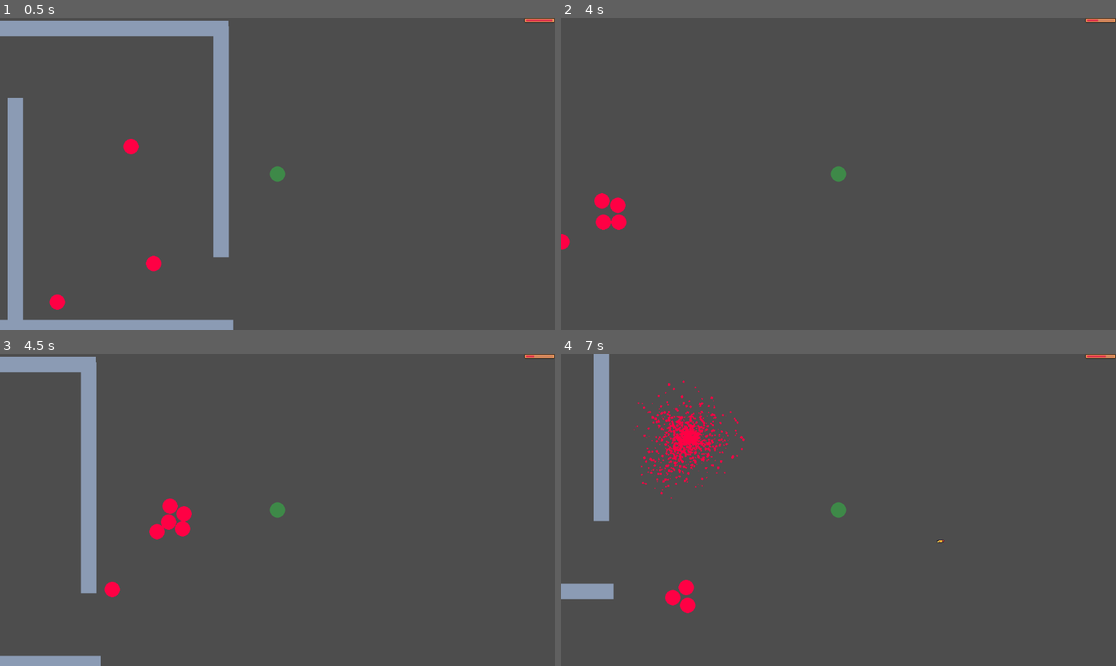
Above: before the commit, frames 1-4 (two rows, left to right).
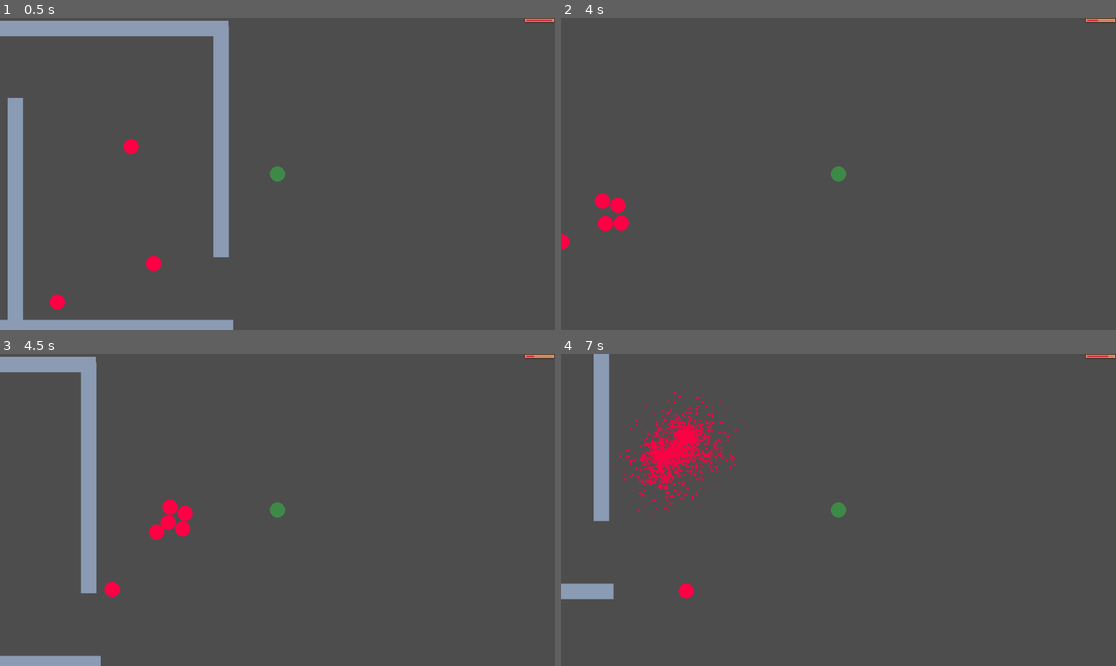
Above: after the commit, the same moments.

Repository: whocares-abt/fast-pace
Game: Godot game, scene res://Scenes/debug_map.tscn
Same seed, same stepped clock (60 frames per second), same inputs: the game is played once before the commit and once after it.
Inputs (mouse positions are in pixels of both pictures, inside the frame that each line leads up to):
- Up to frame 1 (0.5 s): no input
- Up to frame 2 (4 s): move the mouse to (960, 158) at 0.52 s; press the mouse at (960, 158) at 0.53 s; hold D (move_right) 0.53-1.28 s; right-click (960, 158) at 0.8 s; move the mouse to (727, 189) at 1.27 s; release the mouse at (727, 189) at 1.28 s; hold S (move_down) 1.28-2.03 s; right-click (727, 189) at 1.35 s; tap Shift (bullet_time, bound only after the commit) at 1.55, 3.8 s; move the mouse to (894, 105) at 2.02 s; hold D (move_right) 2.03-2.78 s; hold Shift (bullet_time, bound only after the commit) 2.03-2.78 s; click (894, 105) at 2.3 s; move the mouse to (810, 236) at 2.77 s; hold W (move_up) 2.78-3.53 s; click (810, 236) at 2.85 s; right-click (810, 236) at 3.05 s; tap Enter at 3.5 s; move the mouse to (1005, 220) at 3.52 s; hold A (move_left) from 3.53 s (still down); hold Right mouse button (ability, bound only after the commit) from 3.53 s (still down)
- Up to frame 3 (4.5 s): keep holding A (move_left); move the mouse to (111, 463) at 4.27 s; release Right mouse button (ability, bound only after the commit) at 4.28 s; tap Shift (bullet_time, bound only after the commit) at 4.35 s
- Up to frame 4 (7 s): click (672, 463) at 4.55 s; move the mouse to (866, 510) at 5.02 s; release A (move_left) at 5.03 s; press the mouse at (866, 510) at 5.03 s; hold S (move_down) 5.03-5.78 s; right-click (866, 510) at 5.3 s; move the mouse to (755, 432) at 5.77 s; release the mouse at (755, 432) at 5.78 s; hold D (move_right) 5.78-6.53 s; right-click (755, 432) at 5.85 s; tap Shift (bullet_time, bound only after the commit) at 6.05 s; move the mouse to (960, 494) at 6.52 s; hold W (move_up) from 6.53 s (still down); hold Shift (bullet_time, bound only after the commit) from 6.53 s (still down); click (960, 494) at 6.8 s

Frame 1 is identical in both runs. In frame 2, 0.1% of the frame differs, in the area x 6-13%, y 56-69%; in frame 3, less than 0.1%; in frame 4, 2.4%, in the area x 10-99%, y 0-84%.
Error after the commit: Trying to assign value of type 'Nil' to a variable of type 'Callable'. (res://Scripts/Combat/bullet_time.gd:5)

Commit message:
Added basic ability data structure

Diff:
--- /dev/null
+++ b/Resources/Combat/bullet_time.tres
@@ -0,0 +1,8 @@
+[gd_resource type="Resource" script_class="AbilityStats" load_steps=2 format=3 uid="uid://s8fw2p7iqhan"]
+
+[ext_resource type="Script" uid="uid://b6ya08u30074w" path="res://Scripts/Resources/Combat/ability_stats.gd" id="1_yjc4c"]
+
+[resource]
+script = ExtResource("1_yjc4c")
+ability_name = "Bullet Time"
+metadata/_custom_type_script = "uid://b6ya08u30074w"
--- /dev/null
+++ b/Resources/Combat/knife_throw.tres
@@ -0,0 +1,10 @@
+[gd_resource type="Resource" script_class="AbilityStats" load_steps=2 format=3 uid="uid://dbro4a1s81523"]
+
+[ext_resource type="Script" uid="uid://b6ya08u30074w" path="res://Scripts/Resources/Combat/ability_stats.gd" id="1_i8brn"]
+
+[resource]
+script = ExtResource("1_i8brn")
+ability_name = "Knife Throw"
+mana_cost = 2.0
+cooldown = 2.0
+metadata/_custom_type_script = "uid://b6ya08u30074w"
--- a/Scenes/Characters/player_character.tscn
+++ b/Scenes/Characters/player_character.tscn
@@ -1,13 +1,12 @@
-[gd_scene load_steps=10 format=3 uid="uid://cfeafjqb4thpf"]
+[gd_scene load_steps=12 format=3 uid="uid://cfeafjqb4thpf"]
 
 [ext_resource type="Script" uid="uid://dxgq4xe00pby6" path="res://Scripts/Characters/player_character.gd" id="1_l560e"]
 [ext_resource type="PackedScene" uid="uid://nbsjmjd7do3s" path="res://Scenes/Combat/weapon.tscn" id="2_3pywu"]
 [ext_resource type="Texture2D" uid="uid://blfonbnnkwt7m" path="res://Assets/Art/Textures/Characters/Player.png" id="2_c2rcm"]
 [ext_resource type="PackedScene" uid="uid://jtjvgtyiaplq" path="res://Scenes/Combat/hitbox.tscn" id="3_i26gt"]
+[ext_resource type="PackedScene" uid="uid://ybredfnd482x" path="res://Scenes/Combat/bullet_time.tscn" id="3_mnpb2"]
+[ext_resource type="PackedScene" uid="uid://bipbfe8i3mrdl" path="res://Scenes/Combat/knife_throw.tscn" id="4_hicqa"]
 [ext_resource type="Material" uid="uid://ijfsf3vcuj55" path="res://Resources/Particles/player_blood_splatter.tres" id="5_tj02q"]
-
-[sub_resource type="CircleShape2D" id="CircleShape2D_oigcr"]
-radius = 16.03122
 
 [sub_resource type="AtlasTexture" id="AtlasTexture_i26gt"]
 atlas = ExtResource("2_c2rcm")
@@ -32,19 +31,28 @@
 "speed": 5.0
 }]
 
+[sub_resource type="CircleShape2D" id="CircleShape2D_oigcr"]
+radius = 16.03122
+
 [sub_resource type="CircleShape2D" id="CircleShape2D_3pywu"]
 radius = 17.0
 
 [node name="PlayerCharacter" type="CharacterBody2D"]
 script = ExtResource("1_l560e")
 
-[node name="Weapon" parent="." instance=ExtResource("2_3pywu")]
+[node name="CombatAbilities" type="Node2D" parent="."]
+
+[node name="Weapon" parent="CombatAbilities" instance=ExtResource("2_3pywu")]
+
+[node name="BulletTime" parent="CombatAbilities" instance=ExtResource("3_mnpb2")]
+
+[node name="KnifeThrow" parent="CombatAbilities" instance=ExtResource("4_hicqa")]
+
+[node name="AnimatedSprite2D" type="AnimatedSprite2D" parent="."]
+sprite_frames = SubResource("SpriteFrames_oigcr")
 
 [node name="CollisionShape2D" type="CollisionShape2D" parent="."]
 shape = SubResource("CircleShape2D_oigcr")
-
-[node name="AnimatedSprite2D" type="AnimatedSprite2D" parent="."]
-sprite_frames = SubResource("SpriteFrames_oigcr")
 
 [node name="Hitbox" parent="." instance=ExtResource("3_i26gt")]
 
@@ -52,6 +60,7 @@
 shape = SubResource("CircleShape2D_3pywu")
 
 [node name="GPUParticles2D" type="GPUParticles2D" parent="."]
+z_index = -5
 emitting = false
 amount = 1000
 lifetime = 0.3
--- /dev/null
+++ b/Scenes/Combat/ability.tscn
@@ -0,0 +1,6 @@
+[gd_scene load_steps=2 format=3 uid="uid://c75snrlmqq1fd"]
+
+[ext_resource type="Script" uid="uid://dktpdc54ckhwf" path="res://Scripts/Combat/ability.gd" id="1_c1l05"]
+
+[node name="Ability" type="Node2D"]
+script = ExtResource("1_c1l05")
--- /dev/null
+++ b/Scenes/Combat/bullet_time.tscn
@@ -0,0 +1,6 @@
+[gd_scene load_steps=2 format=3 uid="uid://ybredfnd482x"]
+
+[ext_resource type="Script" uid="uid://vghqxwmfexox" path="res://Scripts/Combat/bullet_time.gd" id="1_k33ro"]
+
+[node name="BulletTime" type="Node2D"]
+script = ExtResource("1_k33ro")
--- /dev/null
+++ b/Scenes/Combat/knife_throw.tscn
@@ -0,0 +1,6 @@
+[gd_scene load_steps=2 format=3 uid="uid://bipbfe8i3mrdl"]
+
+[ext_resource type="Script" uid="uid://cuxxdc008oiko" path="res://Scripts/Combat/knife_throw.gd" id="1_3mreg"]
+
+[node name="KnifeThrow" type="Node2D"]
+script = ExtResource("1_3mreg")
--- a/Scripts/Characters/player_character.gd
+++ b/Scripts/Characters/player_character.gd
@@ -4,7 +4,9 @@
 @export var max_health = 12
 var health = 1
 
-@onready var weapon = $Weapon
+@onready var weapon = $CombatAbilities/Weapon
+@onready var knife_throw = $CombatAbilities/KnifeThrow
+@onready var bullet_time = $CombatAbilities/BulletTime
 
 @onready var sprite = $AnimatedSprite2D
 
@@ -19,7 +21,7 @@
 
 func _ready() -> void:
 	weapon.add_hurtbox_owners(["Player"])
-	weapon.equip_weapon("pistol")
+	weapon.equip_weapon("katana")
 
 	health = max_health
 
@@ -29,11 +31,17 @@
 	if (input_disabled):
 		return
 
+	var mouse_pos = get_global_mouse_position()
+	var attack_direction = mouse_pos - position
+
 	if (event.is_action_pressed("attack")):
-		var mouse_pos = get_global_mouse_position()
-		var attack_direction = mouse_pos - position
+		weapon.attack(attack_direction.normalized())
 
-		weapon.attack(attack_direction.normalized())
+	if (event.is_action_pressed("ability")):
+		pass
+
+	if (event.is_action_pressed("bullet_time")):
+		bullet_time.activate()
 
 func _physics_process(_delta: float) -> void:
 	if (input_disabled):
--- /dev/null
+++ b/Scripts/Combat/ability.gd
@@ -0,0 +1,24 @@
+class_name Ability
+extends Node2D
+
+var stats : AbilityStats
+
+var ability_name
+var mana_cost
+var cooldown
+
+# Called when the node enters the scene tree for the first time.
+func _ready() -> void:
+	pass # Replace with function body.
+
+func update_stats(stats : AbilityStats):
+	ability_name = stats.ability_name
+	mana_cost = stats.mana_cost
+	cooldown = stats.cooldown
+
+func load_stats(file_name):
+	stats = load(file_name)
+	update_stats(stats)
+
+var activate : Callable = func():
+	pass
--- a/Scripts/Combat/bullet.gd
+++ b/Scripts/Combat/bullet.gd
@@ -8,6 +8,11 @@
 @export var velocity : Vector2 = Vector2(700, 0)
 
 @export var map_edge = 1500
+
+var sprite_map = {
+	"bullet" : "res://Assets/Art/Textures/Combat/bullet.png",
+	"knife" : "res://Assets/Art/Textures/Combat/knife.png",
+}
 
 func add_hurtbox_owners(new_owners):
 	hurtbox.add_hurtbox_owners(new_owners)
@@ -20,6 +25,16 @@
 	position += (velocity*delta)
 	if (abs(position.x) > map_edge || abs(position.y) > map_edge):
 		queue_free()
+
+func change_sprite(new_sprite):
+	var sprite_file = sprite_map[new_sprite]
+	sprite.texture = load(sprite_file)
+
+	# Remove trail for knife
+	if (new_sprite == "knife"):
+		particles.amount_ratio = 0
+
+# Changing velocity
 
 func set_velocity(new_velocity):
 	velocity = new_velocity
--- /dev/null
+++ b/Scripts/Combat/bullet_time.gd
@@ -0,0 +1,8 @@
+extends Ability
+
+func _ready() -> void:
+	load_stats("res://Resources/Combat/bullet_time.tres")
+	activate = activate_bullet_time()
+
+func activate_bullet_time():
+	pass
--- /dev/null
+++ b/Scripts/Combat/knife_throw.gd
@@ -0,0 +1,8 @@
+extends Ability
+
+func _ready() -> void:
+	load_stats("res://Resources/Combat/bullet_time.tres")
+	activate = activate_knife_throw()
+
+func activate_knife_throw():
+	pass
--- a/Scripts/Combat/weapon.gd
+++ b/Scripts/Combat/weapon.gd
@@ -15,7 +15,7 @@
 # Melee weapons
 var attack_hold  : float
 
-var stats
+var stats : WeaponStats
 
 var weapon_stat_map = {
 	"pistol" : "res://Resources/Combat/pistol.tres",
--- a/Scripts/Resources/Combat/ability_stats.gd
+++ b/Scripts/Resources/Combat/ability_stats.gd
@@ -1,5 +1,7 @@
 class_name AbilityStats
 extends Resource
 
+@export var ability_name : String
+
 @export var mana_cost : float
-@export var ability_name : String
+@export var cooldown : float
--- a/project.godot
+++ b/project.godot
@@ -51,6 +51,16 @@
 "events": [Object(InputEventMouseButton,"resource_local_to_scene":false,"resource_name":"","device":-1,"window_id":0,"a …(253 unchanged characters)…
 ]
 }
+ability={
+"deadzone": 0.2,
+"events": [Object(InputEventMouseButton,"resource_local_to_scene":false,"resource_name":"","device":-1,"window_id":0,"alt_pressed":false,"shift_pressed":false,"ctrl_pressed":false,"meta_pressed":false,"button_mask":2,"position":Vector2(129, 41),"global_position":Vector2(148, 137),"factor":1.0,"button_index":2,"canceled":false,"pressed":true,"double_click":false,"script":null)
+]
+}
+bullet_time={
+"deadzone": 0.2,
+"events": [Object(InputEventKey,"resource_local_to_scene":false,"resource_name":"","device":-1,"window_id":0,"alt_pressed":false,"shift_pressed":false,"ctrl_pressed":false,"meta_pressed":false,"pressed":false,"keycode":0,"physical_keycode":4194325,"key_label":0,"unicode":0,"location":0,"echo":false,"script":null)
+]
+}
 
 [layer_names]
 
Binary file added: Assets/Art/Textures/Combat/knife.png
Not shown, added: Assets/Art/Textures/Combat/knife.png.import
Not shown, added: Scripts/Combat/ability.gd.uid
Not shown, added: Scripts/Combat/bullet_time.gd.uid
Not shown, added: Scripts/Combat/knife_throw.gd.uid
